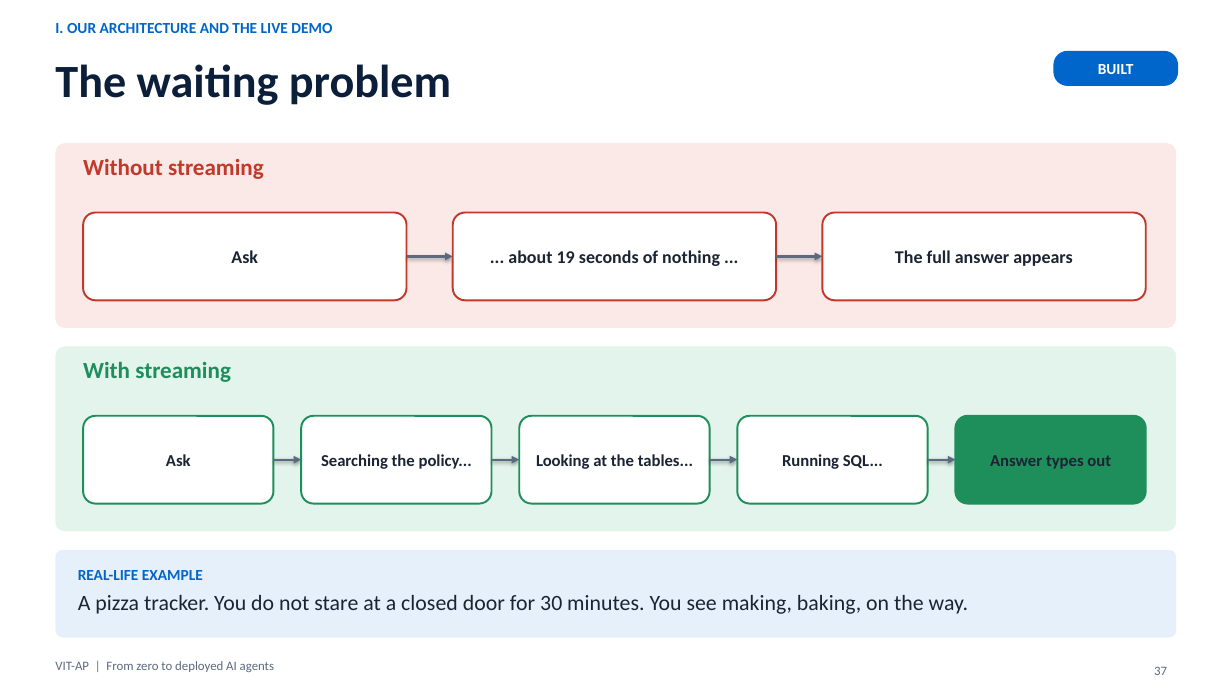
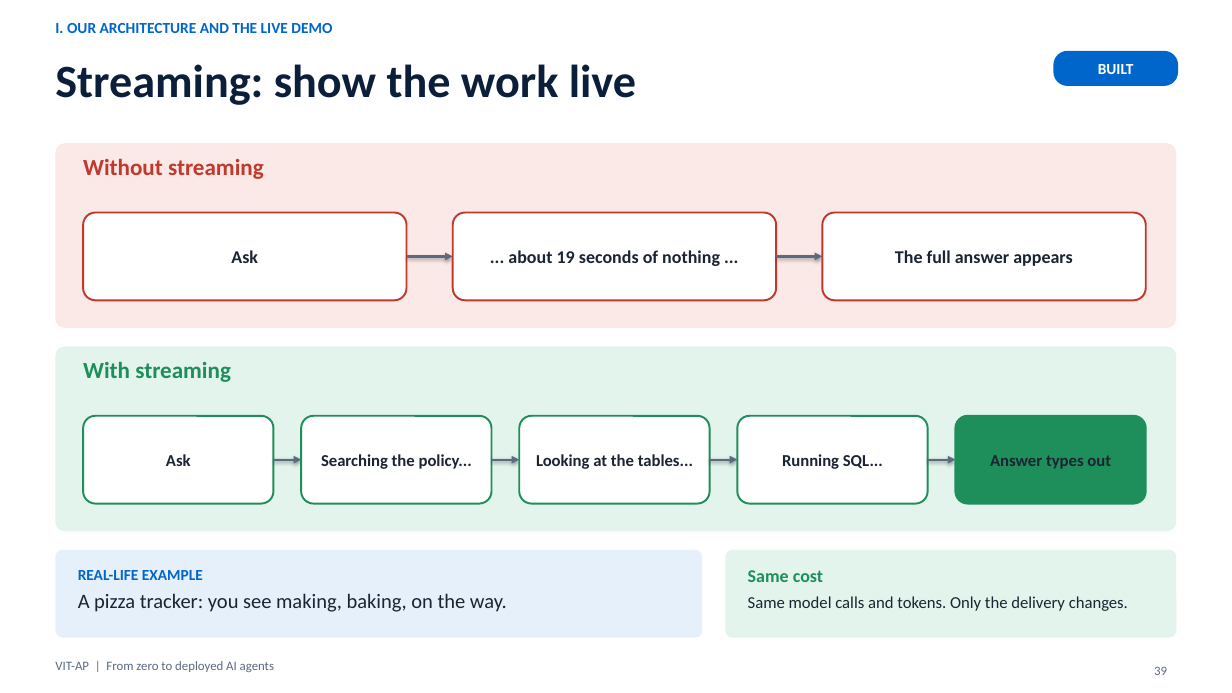
Before and after one commit to nareshroyalc/Demo, a slide deck: slide 39 of deck/VIT-AP_AI_Webinar.pptx (slide 37 before the commit). Drawn at 1232x693 pixels with LibreOffice and Linux fonts; fonts in the diff are those of the drawing. Boxes give left, top, right and bottom in pixels: in the first picture for what was removed or moved away, otherwise in the second. Text is boxed around its words. In the diff, an @@ line names an element or a change of style, - is before the commit and + after.

Commit message:
Deck: add two skills slides, cut streaming to two slides (51 slides)

```diff
--- a/deck/VIT-AP_AI_Webinar.pptx
+++ b/deck/VIT-AP_AI_Webinar.pptx
@@ title at <box>55,64,636,105</box>: text changed @@
-The waiting problem
+Streaming: show the work live
@@ rounded rectangle "REAL-LIFE EXAMPLE": place and size @@
-rounded rectangle "REAL-LIFE EXAMPLE" at <box>55,550,1177,638</box>
+rounded rectangle "REAL-LIFE EXAMPLE" at <box>55,550,702,638</box>
@@ rounded rectangle added at <box>726,550,1177,638</box>, fill #E3F4EC, 13 pt, text #1A2433 @@
+Same cost
+Same model calls and tokens. Only the delivery changes.
@@ text in rounded rectangle at <box>78,593,507,612</box>: text changed; size 17 to 16 pt @@
-A pizza tracker. You do not stare at a closed door for 30 minutes. You see making, baking, on the way.
+A pizza tracker: you see making, baking, on the way.
@@ page number at <box>1154,666,1167,675</box>: text changed @@
-37
+39
```
Also in this commit, not shown: 2 slides added, 4 slides removed, 4 other files.
